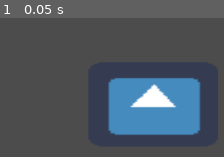
Above: before the commit, frame 1.
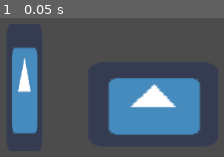
Above: after the commit, the same moment.

Repository: lucianocod/practGit
Game: Godot game, scene res://juego.tscn
Two runs of this game, one before a commit and one after it. Both use one fixed random seed, a clock stepped at 60 frames per second and the inputs below. The project has no main scene, so this scene is started directly. The engine's default icon, where the game draws it, is replaced by a stand-in: a white triangle on a blue panel in a dark square.
Inputs:
- Up to frame 1 (0.05 s): no input

The runs differ from the first frame. In frame 1, 7.2% of the frame differs, in the area x 5-17%, y 20-84%.

Commit message:
agrego icono

Diff:
--- a/juego.tscn
+++ b/juego.tscn
@@ -1,8 +1,16 @@
-[gd_scene load_steps=3 format=2]
+[gd_scene load_steps=4 format=2]
 
 [ext_resource path="res://icon.png" type="Texture" id=1]
 
 [sub_resource type="SpriteFrames" id=1]
+animations = [ {
+"frames": [ ExtResource( 1 ) ],
+"loop": true,
+"name": "default",
+"speed": 5.0
+} ]
+
+[sub_resource type="SpriteFrames" id=2]
 animations = [ {
 "frames": [ ExtResource( 1 ) ],
 "loop": true,
@@ -16,3 +24,8 @@
 position = Vector2( 305, 130 )
 scale = Vector2( 2.59375, 1.6875 )
 frames = SubResource( 1 )
+
+[node name="AnimatedSprite2" type="AnimatedSprite" parent="."]
+position = Vector2( 140, 108.5 )
+scale = Vector2( 0.71875, 2.54688 )
+frames = SubResource( 2 )
